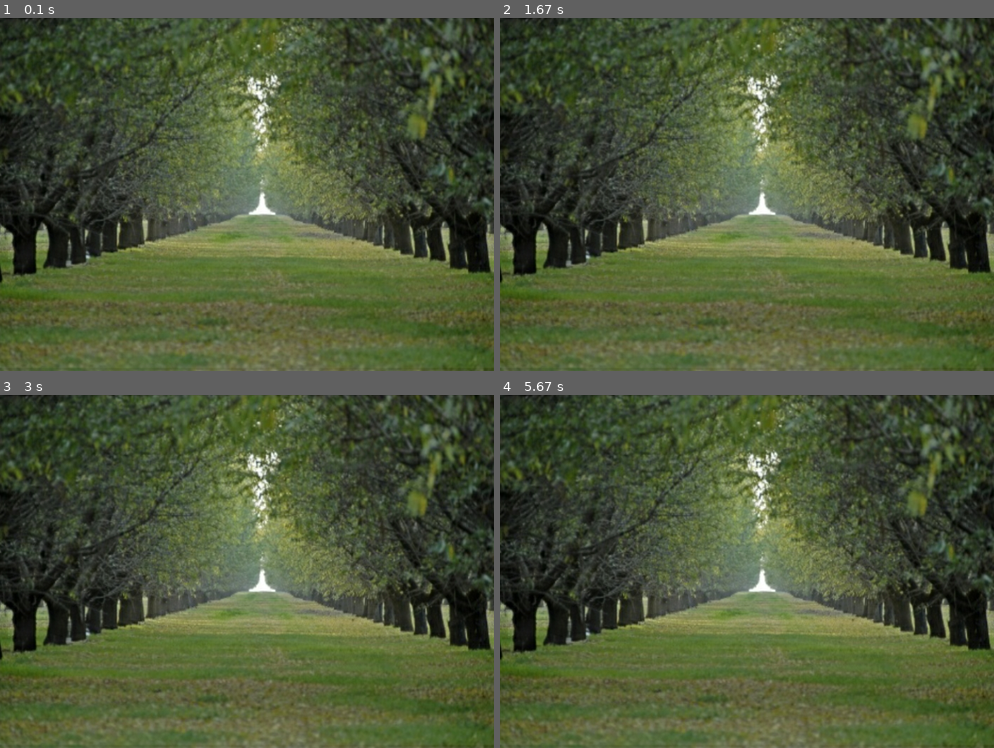
Above: before the commit, frames 1-4 (two rows, left to right).
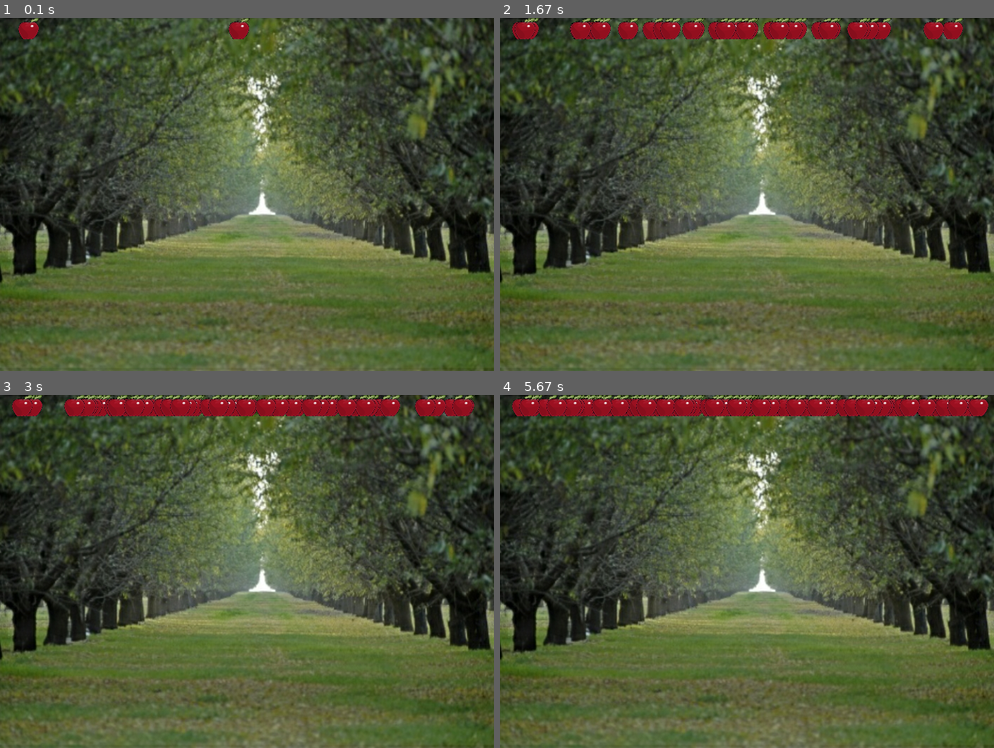
Above: after the commit, the same moments.

Repository: Carine-SHS-Digital-Tech/dodge-pygame-SpeedDealerSam
Game: pygame game, started from main.py
Two runs of this game, one before a commit and one after it. Both use one fixed random seed, a clock stepped at 60 frames per second and the inputs below.
Inputs:
- Up to frame 1 (0.1 s): no input
- Up to frame 2 (1.67 s): no input
- Up to frame 3 (3 s): no input
- Up to frame 4 (5.67 s): no input

The runs differ from the first frame. In frame 1, 0.4% of the frame differs, in the area x 3-51%, y 0-6%; in frame 2, 3.5%; in frame 3, 4.6%; in frame 4, 5.4%, in the area x 2-99%, y 0-6%.

Commit message:
ethan.shaw

Diff:
--- a/main.py
+++ b/main.py
@@ -4,13 +4,19 @@
 import random
 # Define Classes (sprites) here
 class FallingObject(pygame.sprite.Sprite):
-    def _init_(self):
-        pygame.sprite.Sprite._init_(self)
+    def __init__(self):
+        pygame.sprite.Sprite.__init__(self)
         self.timecreated = pygame.time.get_ticks()
         self.image = pygame.Surface([30,30])
         self.image.set_colorkey(black)
 
         self.rect = self.image.get_rect()
+        self.rect.x = random.randint(0,670)
+        self.rect.y = 0
+
+    def setImage(self,graphicSelected):
+        fallObjectsImage = pygame.image.load(graphicSelected)
+        self.image.blit(fallObjectsImage,(0,0))
 pygame.init()                               # Pygame is initialised (starts running)
 
 screen = pygame.display.set_mode([700,500]) # Set the width and height of the screen [width,height]
@@ -22,7 +28,7 @@
 white    = ( 255, 255, 255)                 # used throughout the game instead of using rgb values.
 
 # Define additional Functions and Procedures here
-
+allFallingObjects = pygame.sprite.Group()
 # -------- Main Program Loop -----------
 while done == False:
 
@@ -31,7 +37,13 @@
             done = True                     # Flag that we are done so we exit this loop
 
     # Update sprites here
+    nextObject = FallingObject()
+    nextObject.setImage("Apple.png")
+
+    allFallingObjects.add(nextObject)
+
     screen.blit(background_image, [0,0])
+    allFallingObjects.draw(screen)
     pygame.display.flip()                # Go ahead and update the screen with what we've drawn.
     clock.tick(20)                          # Limit to 20 frames per second
 
